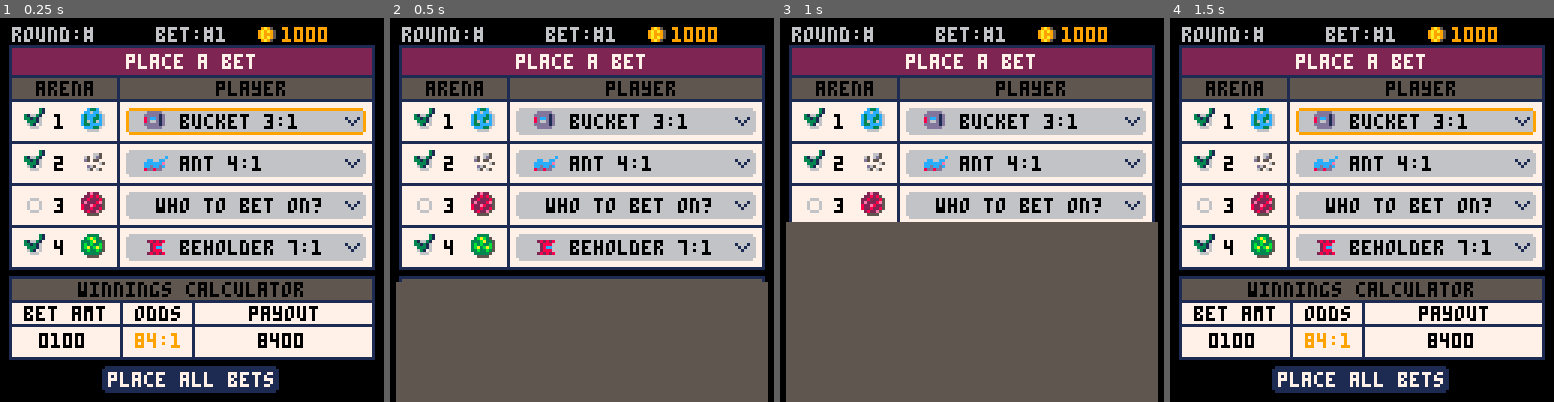
Above: before the commit, frames 1-4 (left to right).
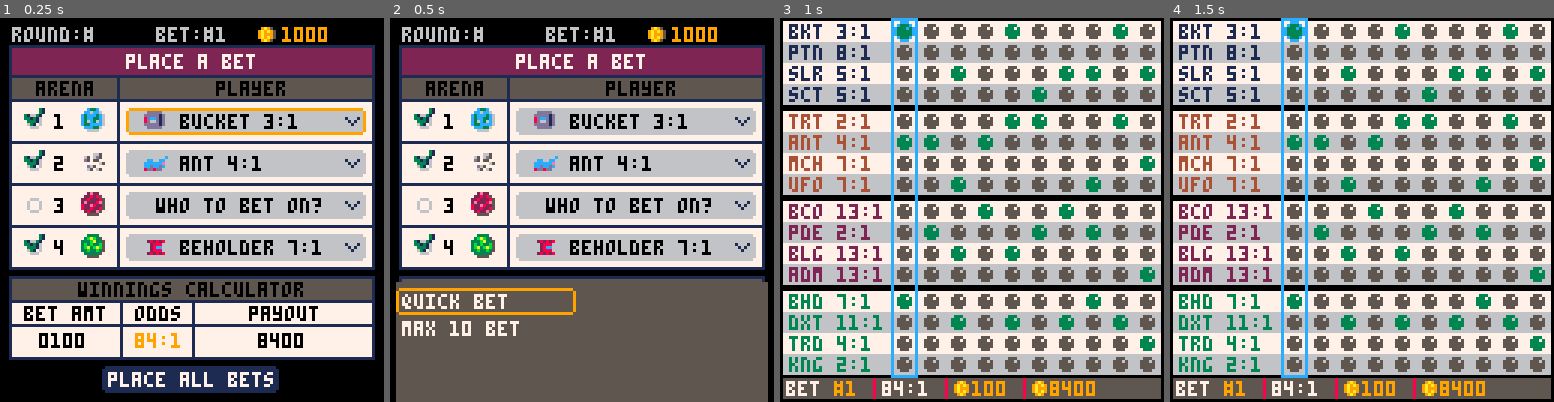
Above: after the commit, the same moments.

Repository: suspicious-smoke/club-bets-pico8
Game: PICO-8 cartridge club-bets.p8
The game is run twice, just before and just after one commit, with the same random seed, the same clock (stepped at 60 frames per second) and the same inputs.
Inputs:
- Up to frame 1 (0.25 s): no input
- Up to frame 2 (0.5 s): tap X (X key) at 0.33 s
- Up to frame 3 (1 s): tap O (Z key) at 0.7 s
- Up to frame 4 (1.5 s): tap X (X key) at 1.07 s

Frame 1 is identical in both runs. In frame 2, 1.7% of the frame differs, in the area x 1-49%, y 70-83%; in frame 3, 80%; in frame 4, 83%, in the area x 0-100%, y 0-100%.

Commit message:
work on submenu

Diff:
--- a/club-bets.p8
+++ b/club-bets.p8
@@ -154,10 +154,10 @@
 function init_betpage()
 	_bet_amt_tmr,bet_off=0,0
 	plyr_menu_sel=1
-	submenu_off,submenu_sel=0,1
+	submenu_off,submenu_sel,qm_mode=0,1,1
+	submenu_txt="quick bet"
 	bet_mode=1--main,plyr sel,amt sel
 	i_amt=1
-	qm_mode=1--bet_page
 	_upd=upd_betpage
 	_drw=drw_betpage
 end
@@ -195,6 +195,7 @@
 			end
 		elseif btnp(❎) then
 			sfx(3)
+			submenu_sel=1
 			bet_mode=4
 			--open up window to see
 			--more info or switch menus
@@ -244,6 +245,9 @@
 			sfx(3)
 			bet_mode=1
 		elseif btnp(🅾️) then
+			if submenu_sel==1 then
+				init_quickbetpage()
+			end
 			--do somethings
 		end
 	end
@@ -316,6 +320,11 @@
 function draw_submenu()
 	_y=128-submenu_off
 	rrectfill(2,_y,124,60,0,5)
+	print(submenu_txt,4,_y+4,7)
+	print("max 10 bet",4,_y+13,7)
+	if bet_mode==4 then
+		rrect(2,_y+(submenu_sel-1)*9+2,60,9,1,9)
+	end
 end
 
 
@@ -579,7 +588,8 @@
 --quick bet/submenu pages
 function init_quickbetpage()
 	bet_sel=1--1-10
-	plyr_menu_sel=1--select player for each arena 1-16
+	plyr_menu_sel,arena_sel=1,1--select player for each arena 1-16
+	submenu_txt="norm bet"
 	total_odds=0
 	total_pay=0
 	_upd=upd_quickbetpage
